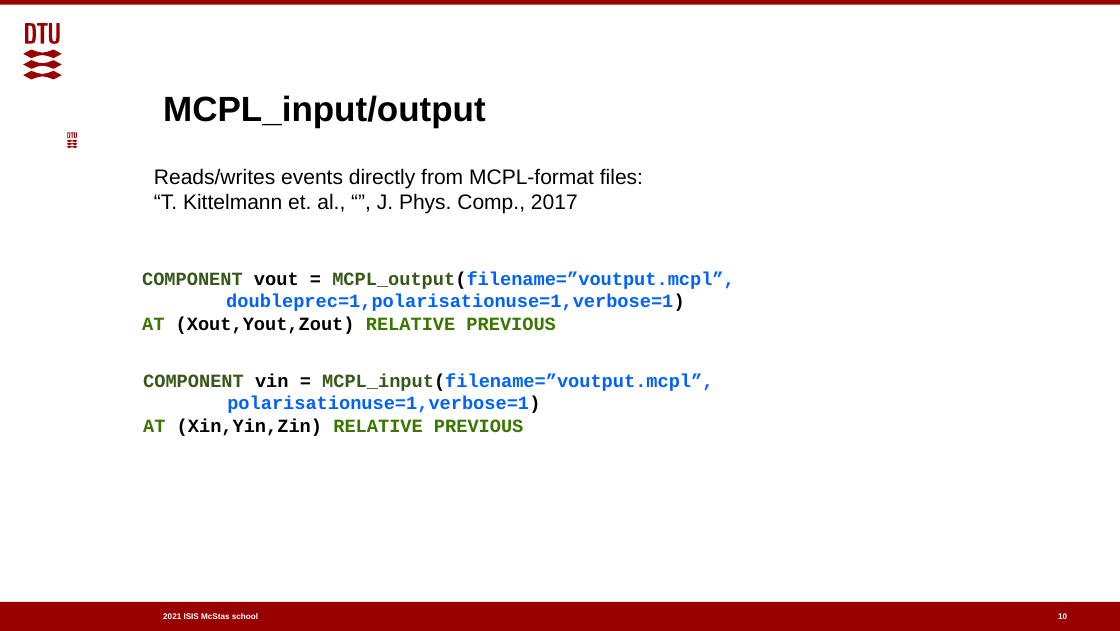
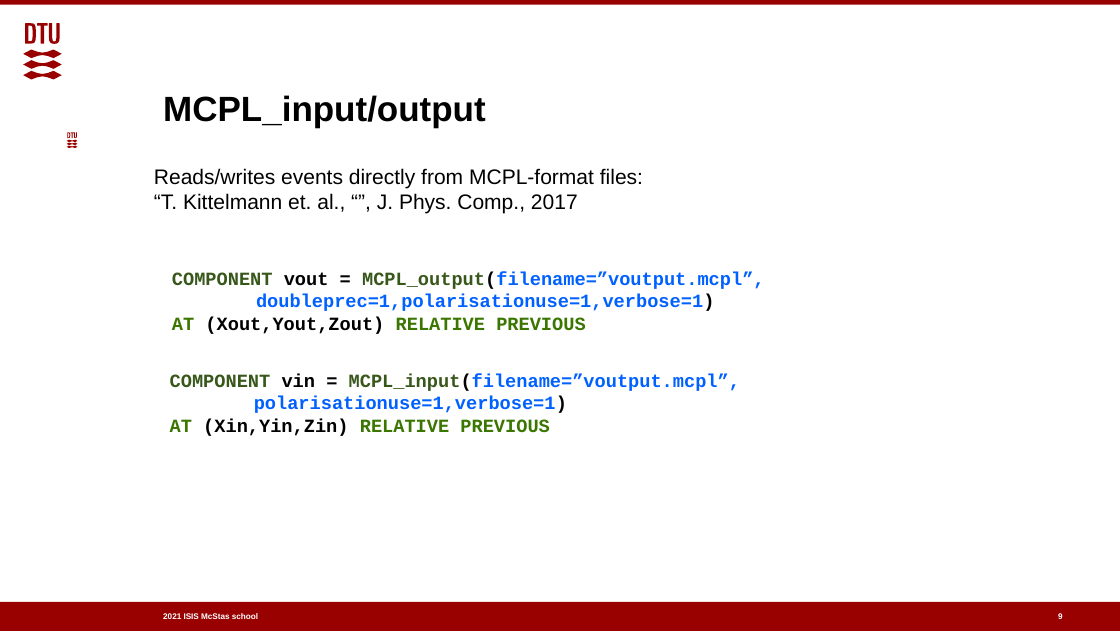
Before and after one commit to McStasMcXtrace/Schools, a slide deck: slide 9 of ISIS_April_2021/Tuesday_April_13th/2_Component_basics/2_Sources_and_Monitors_2.odp (slide 10 before the commit). Drawn at 1120x631 pixels with LibreOffice and Linux fonts; fonts in the diff are those of the drawing; background and template pictures are left out. Boxes give left, top, right and bottom in pixels: in the first picture for what was removed or moved away, otherwise in the second. Text is boxed around its words. In the diff, an @@ line names an element or a change of style, - is before the commit and + after.

```diff
--- a/ISIS_April_2021/Tuesday_April_13th/2_Component_basics/2_Sources_and_Monitors_2.odp
+++ b/ISIS_April_2021/Tuesday_April_13th/2_Component_basics/2_Sources_and_Monitors_2.odp
@@ text "COMPONENT vout = MCPL_output(filename=”voutput.mcpl”, double ...": place and size @@
-text "COMPONENT vout = MCPL_output(filename=”voutput.mcpl”, double ..." at (142, 272, 735, 334)
+text "COMPONENT vout = MCPL_output(filename=”voutput.mcpl”, double ..." at (172, 272, 765, 334)
@@ text "COMPONENT vin = MCPL_input(filename=”voutput.mcpl”, polarisa ...": place and size @@
-text "COMPONENT vin = MCPL_input(filename=”voutput.mcpl”, polarisa ..." at (143, 374, 713, 436)
+text "COMPONENT vin = MCPL_input(filename=”voutput.mcpl”, polarisa ..." at (170, 374, 740, 436)
@@ page number at (1058, 612, 1063, 621): text changed @@
-10
+9
```
Also in this commit, not shown: 5 other slides changed, 1 slide removed, 1 other file.
